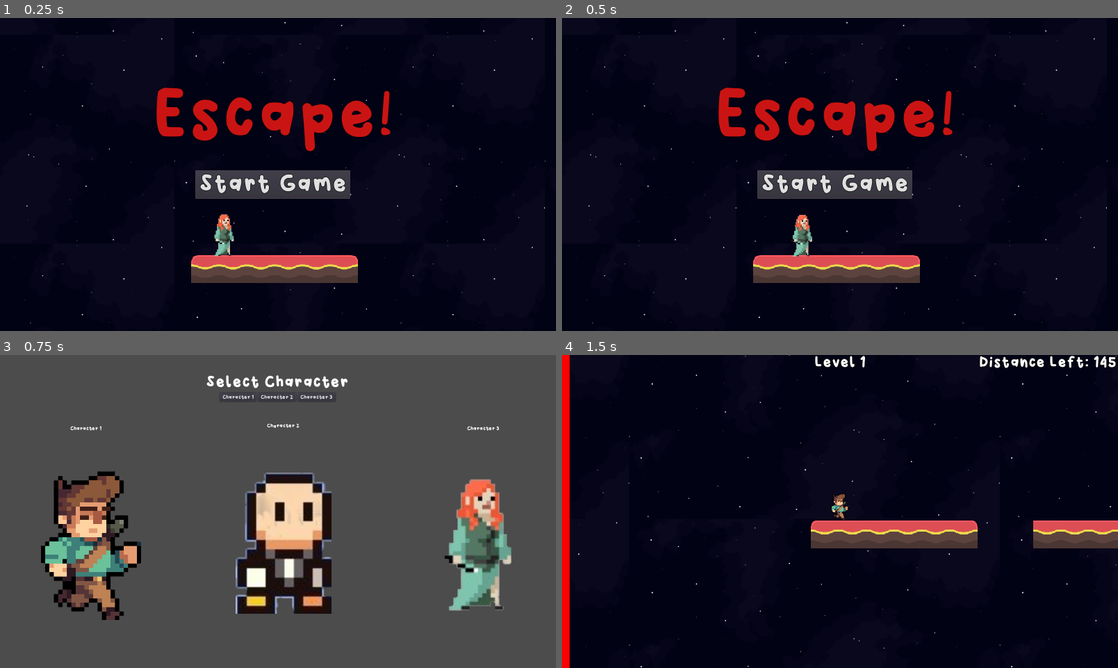
Above: before the commit, frames 1-4 (two rows, left to right).
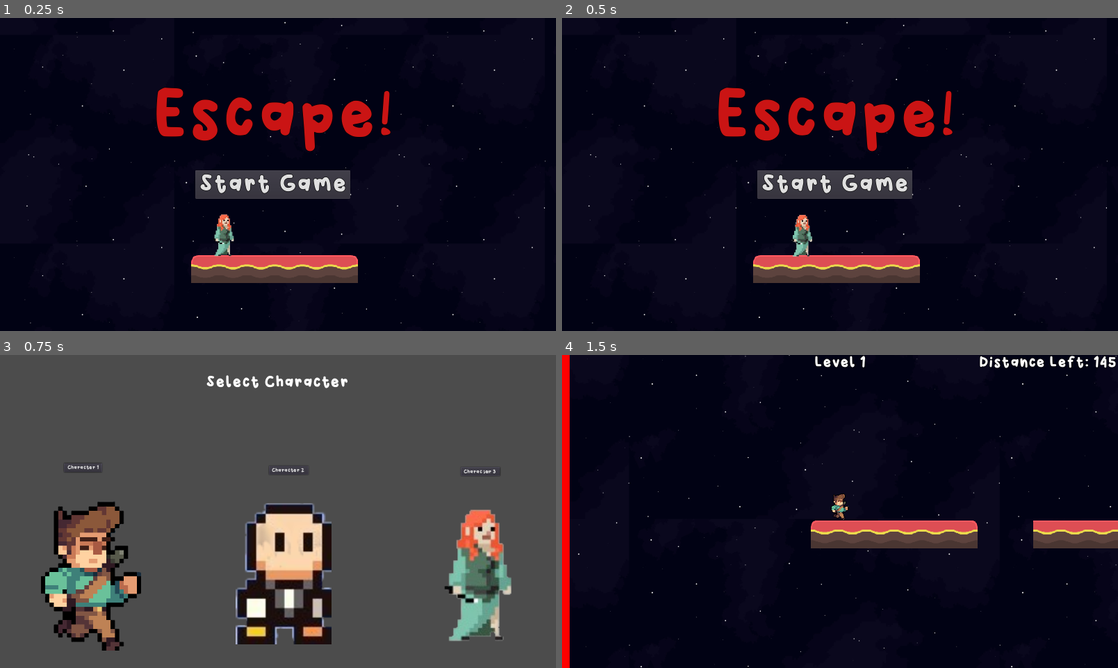
Above: after the commit, the same moments.

Repository: jonahshader/back5_platformer_unit3
Game: Godot game, scene res://scenes/menus/MainMenu.tscn
Two runs of this game, one before a commit and one after it. Both use one fixed random seed, a clock stepped at 60 frames per second and the inputs below.
Inputs:
- Up to frame 1 (0.25 s): no input
- Up to frame 2 (0.5 s): no input
- Up to frame 3 (0.75 s): click "Start Game" at 0.5 s
- Up to frame 4 (1.5 s): click "Character 1" at 1.25 s

Frames 1-2 are identical in both runs. In frame 3, 18% of the frame differs, in the area x 7-92%, y 12-95%; in frame 4, nothing differs.

Commit message:
Fixed Character Select

Diff:
--- a/scenes/menus/CharacterSelece.tscn
+++ b/scenes/menus/CharacterSelece.tscn
@@ -19,29 +19,12 @@
 [sub_resource type="DynamicFont" id=4]
 font_data = ExtResource( 1 )
 
-[sub_resource type="DynamicFont" id=5]
-font_data = ExtResource( 1 )
-
-[sub_resource type="DynamicFont" id=6]
-font_data = ExtResource( 1 )
-
-[sub_resource type="DynamicFont" id=7]
-font_data = ExtResource( 1 )
-
 [node name="Node2D" type="Node2D"]
 script = ExtResource( 5 )
 
-[node name="VBoxContainer" type="VBoxContainer" parent="."]
+[node name="Label" type="Label" parent="."]
 margin_left = 1.0
 margin_right = 1278.0
-margin_bottom = 718.0
-__meta__ = {
-"_edit_lock_": true,
-"_edit_use_anchors_": false
-}
-
-[node name="Label" type="Label" parent="VBoxContainer"]
-margin_right = 1277.0
 margin_bottom = 81.0
 custom_fonts/font = SubResource( 1 )
 text = "
@@ -53,81 +36,84 @@
 "_edit_lock_": true
 }
 
-[node name="HBoxContainer" type="HBoxContainer" parent="VBoxContainer"]
-margin_top = 85.0
-margin_right = 1277.0
-margin_bottom = 105.0
-alignment = 1
+[node name="VBoxContainer" type="VBoxContainer" parent="."]
+margin_left = 1.0
+margin_right = 1278.0
+margin_bottom = 718.0
+__meta__ = {
+"_edit_lock_": true,
+"_edit_use_anchors_": false
+}
 
-[node name="Char_1_Btn" type="Button" parent="VBoxContainer/HBoxContainer"]
-margin_left = 500.0
-margin_right = 588.0
-margin_bottom = 20.0
-custom_fonts/font = SubResource( 2 )
-text = "Character 1"
-
-[node name="Char_2_Btn" type="Button" parent="VBoxContainer/HBoxContainer"]
-margin_left = 592.0
-margin_right = 683.0
-margin_bottom = 20.0
-custom_fonts/font = SubResource( 3 )
-text = "Character 2"
-
-[node name="Char_3_Btn" type="Button" parent="VBoxContainer/HBoxContainer"]
-margin_left = 687.0
-margin_right = 777.0
-margin_bottom = 20.0
-custom_fonts/font = SubResource( 4 )
-text = "Character 3"
-
-[node name="Character1" type="Sprite" parent="VBoxContainer/HBoxContainer"]
-position = Vector2( 208.394, 351.443 )
+[node name="Character1" type="Sprite" parent="VBoxContainer"]
+position = Vector2( 208.394, 508.443 )
 scale = Vector2( 0.838, 0.838 )
 texture = ExtResource( 4 )
 
-[node name="Character2" type="Sprite" parent="VBoxContainer/HBoxContainer"]
-position = Vector2( 652.069, 345.723 )
+[node name="Character2" type="Sprite" parent="VBoxContainer"]
+position = Vector2( 652.069, 502.723 )
 scale = Vector2( 3.612, 3.612 )
 texture = ExtResource( 3 )
 
-[node name="Character3" type="Sprite" parent="VBoxContainer/HBoxContainer"]
-position = Vector2( 1109.25, 345.056 )
+[node name="Character3" type="Sprite" parent="VBoxContainer"]
+position = Vector2( 1109.25, 502.056 )
 scale = Vector2( 2.471, 2.471 )
 texture = ExtResource( 2 )
 
-[node name="Label" type="Label" parent="."]
-margin_left = 161.0
-margin_top = 161.0
-margin_right = 234.0
-margin_bottom = 175.0
-custom_fonts/font = SubResource( 5 )
+[node name="VBoxContainer2" type="VBoxContainer" parent="."]
+margin_left = 146.834
+margin_top = 248.719
+margin_right = 234.834
+margin_bottom = 288.719
+__meta__ = {
+"_edit_use_anchors_": false
+}
+
+[node name="Char_1_Btn" type="Button" parent="VBoxContainer2"]
+margin_right = 88.0
+margin_bottom = 20.0
+custom_fonts/font = SubResource( 2 )
 text = "Character 1"
 __meta__ = {
 "_edit_use_anchors_": false
 }
 
-[node name="Label2" type="Label" parent="."]
-margin_left = 615.312
-margin_top = 155.725
-margin_right = 688.312
-margin_bottom = 169.725
-custom_fonts/font = SubResource( 6 )
+[node name="VBoxContainer3" type="VBoxContainer" parent="."]
+margin_left = 619.404
+margin_top = 254.712
+margin_right = 710.404
+margin_bottom = 294.712
+__meta__ = {
+"_edit_use_anchors_": false
+}
+
+[node name="Char_2_Btn" type="Button" parent="VBoxContainer3"]
+margin_right = 91.0
+margin_bottom = 20.0
+custom_fonts/font = SubResource( 3 )
 text = "Character 2"
 __meta__ = {
 "_edit_use_anchors_": false
 }
 
-[node name="Label3" type="Label" parent="."]
-margin_left = 1074.59
-margin_top = 161.027
-margin_right = 1146.59
-margin_bottom = 175.027
-custom_fonts/font = SubResource( 7 )
+[node name="VBoxContainer4" type="VBoxContainer" parent="."]
+margin_left = 1060.51
+margin_top = 257.709
+margin_right = 1150.51
+margin_bottom = 297.709
+__meta__ = {
+"_edit_use_anchors_": false
+}
+
+[node name="Char_3_Btn" type="Button" parent="VBoxContainer4"]
+margin_right = 90.0
+margin_bottom = 20.0
+custom_fonts/font = SubResource( 4 )
 text = "Character 3"
 __meta__ = {
 "_edit_use_anchors_": false
 }
 
-[connection signal="button_down" from="VBoxContainer/HBoxContainer/Char_1_Btn" to="." method="_on_Char_1_Btn_button_down"]
-[connection signal="button_down" from="VBoxContainer/HBoxContainer/Char_2_Btn" to="." method="_on_Char_2_Btn_button_down"]
-[connection signal="button_down" from="VBoxContainer/HBoxContainer/Char_3_Btn" to="." method="_on_Char_3_Btn_button_down"]
+[connection signal="button_down" from="VBoxContainer2/Char_1_Btn" to="." method="_on_Char_1_Btn_button_down"]
+[connection signal="button_down" from="VBoxContainer3/Char_2_Btn" to="." method="_on_Char_2_Btn_button_down"]
+[connection signal="button_down" from="VBoxContainer4/Char_3_Btn" to="." method="_on_Char_3_Btn_button_down"]
Not shown: 1 places in scenes/menus/CharacterSelece.tscn that only renumber resources
